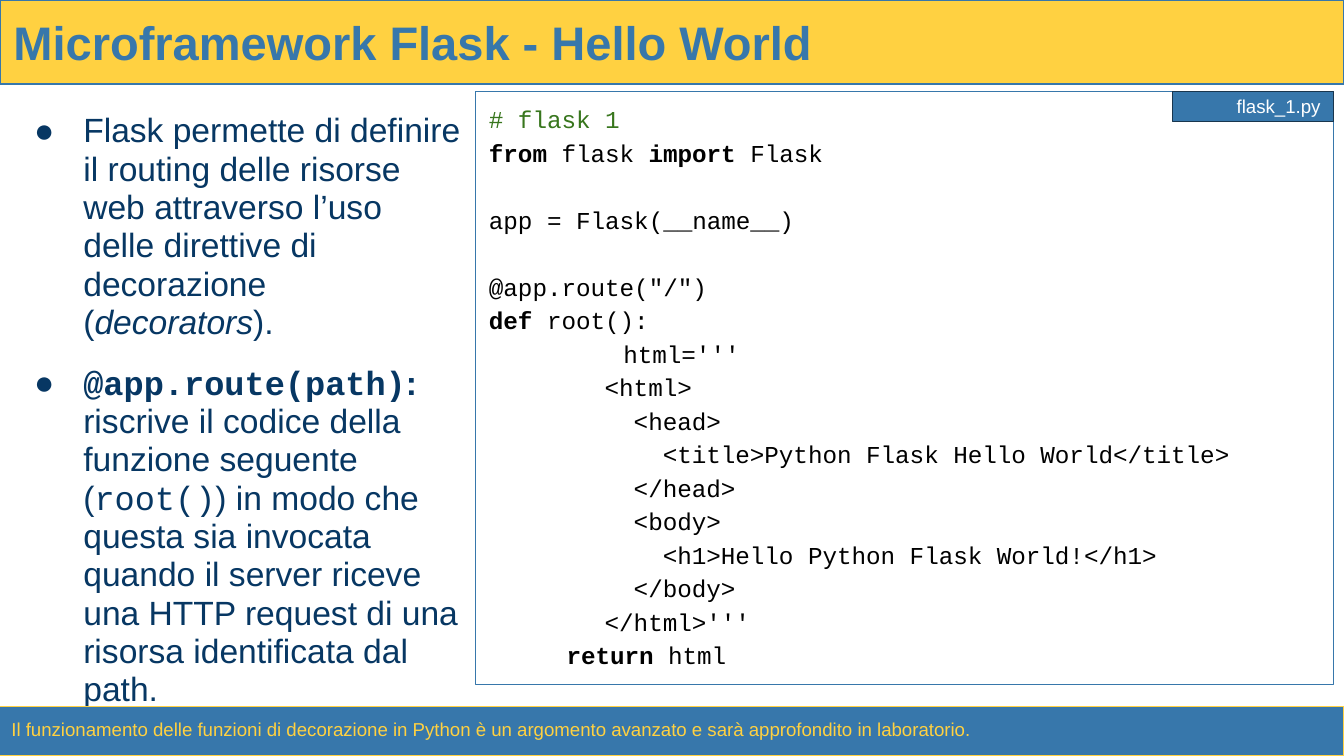
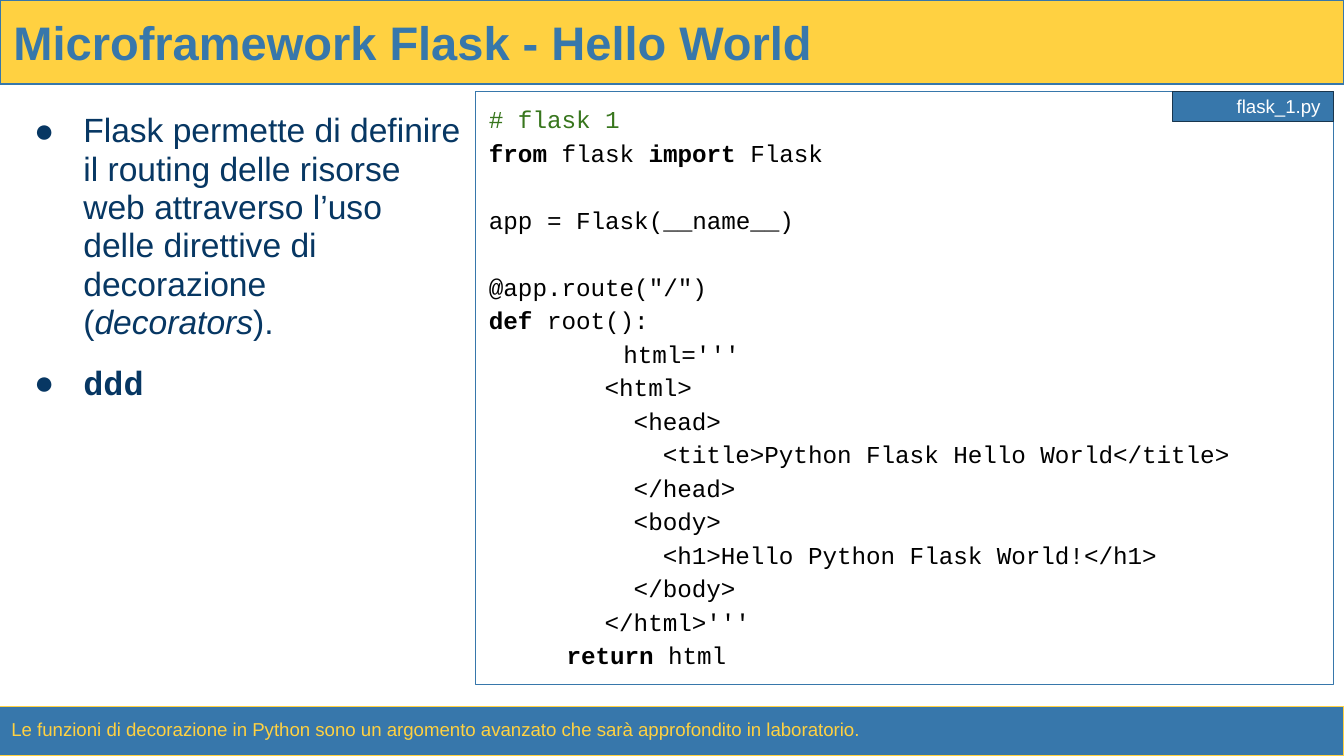
Before and after one commit to raffmont/Tecnologie_Web-Introduzione_a_Python, a slide deck: slide 47 of Tecnologie_Web-Introduzione_a_Python.pptx. Drawn at 1344x756 pixels with LibreOffice and Linux fonts; fonts in the diff are those of the drawing. Boxes give left, top, right and bottom in pixels: in the first picture for what was removed or moved away, otherwise in the second. Text is boxed around its words. In the diff, an @@ line names an element or a change of style, - is before the commit and + after.

Commit message:
Updated

```diff
--- a/Tecnologie_Web-Introduzione_a_Python.pptx
+++ b/Tecnologie_Web-Introduzione_a_Python.pptx
@@ text at [83,370,143,396]: text changed; font Arial to Courier New; bold on @@
-● @app.route(path): riscrive il codice della funzione seguente (root()) in modo che questa sia invocata quando il server riceve una HTTP request di una risorsa identificata dal path.
+● ddd
@@ text in rectangle at [11,722,859,740]: text changed @@
-Il funzionamento delle funzioni di decorazione in Python è un argomento avanzato e sarà approfondito in laboratorio.
+Le funzioni di decorazione in Python sono un argomento avanzato che sarà approfondito in laboratorio.
```
Also in this commit, not shown: 1 slide added.
